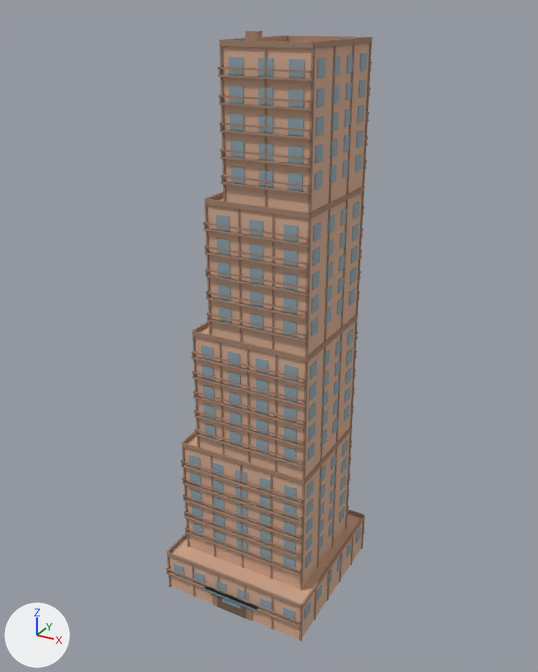
One commit to the glTF model public/buildings/residential_3x3_tower_steps.glb: the scene before it, then after it.
Both versions are drawn from a 50 mm camera at (56.9, -71.8, 81.8) aimed at (11.1, 11.4, 40.2). The axes (+X, +Y, +Z) are drawn at lower left. The lights are the same throughout. The first picture is the older version. Vertices at exactly the same position are counted once.

In view in the first picture: 'residential_3x3_tower_steps_0'.
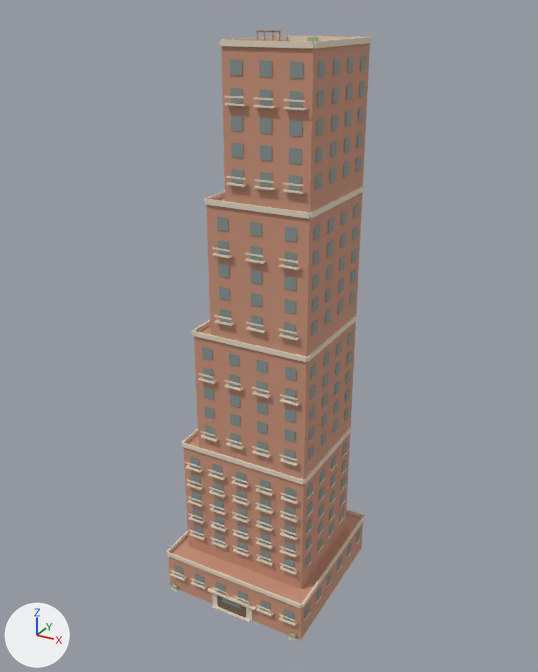
What the commit changed:
Material 'residential_3x3_tower_steps_wall' (mat_residential_3x3_tower_steps_wall) changes colour from beige #d7ad93 to brown #cb957c; in linear values from (0.68, 0.42, 0.29) to (0.6, 0.3, 0.2).
Material 'residential_3x3_tower_steps_glass' (mat_residential_3x3_tower_steps_glass) changes colour from greyish blue #90a6b1 to grey #8b9795; in linear values from (0.28, 0.38, 0.44) to (0.26, 0.31, 0.3).
Material 'residential_3x3_tower_steps_trim' (mat_residential_3x3_tower_steps_trim) changes colour from beige #a5846f to pale yellow #e6d8c4; in linear values from (0.374, 0.231, 0.16) to (0.79, 0.69, 0.55).
Material 'residential_3x3_tower_steps_sign' (mat_residential_3x3_tower_steps_sign) is new.
Its base color is (0.46, 0.29, 0.16) (brown #b5936f).
Its roughness is 0.85.
me_residential_3x3_tower_steps_0 is used by ob_residential_3x3_tower_steps_0; location (0.0, 0.0, 0.0).
me_residential_3x3_tower_steps_0 had 4846 vertices, 7440 faces and spanned x -0.2..22.8, y -0.6..23.1, z 0.0..79.5.
me_residential_3x3_tower_steps_0 now has 3350 vertices, 3800 faces and spans x -0.2..22.8, y -0.6..22.8, z 0.0..79.5.
me_residential_3x3_tower_steps_0 part 1: 517 loose pieces with 4136 vertices, spanning x -0.2..22.7, y -0.6..23.1, z 0.0..79.5, are deleted.
me_residential_3x3_tower_steps_0 part 2: 444 vertices removed from x 1.0..21.1, y -0.1..22.6, z 3.0..78.0; 3084 vertices added at x -0.2..22.7, y -0.6..22.7, z 0.0..79.5.
me_residential_3x3_tower_steps_0 part 3: 50 faces spanning x 2.6..19.9, y 3.0..3.3, z 9.0..21.0 switch from mat_residential_3x3_tower_steps_glass (greyish blue #90a6b1) to mat_residential_3x3_tower_steps_trim (pale yellow #e6d8c4).
me_residential_3x3_tower_steps_0 gains material mat_residential_3x3_tower_steps_sign (brown #b5936f).

What differs and where, as boxes (x1, y1, x2, y2) in the pictures (538 x 672 px):
'residential_3x3_tower_steps_0', recoloured, reshaped
    before: (166, 31, 372, 641)
    after: (167, 30, 372, 641)
part 1 of me_residential_3x3_tower_steps_0, deleted
    before: (166, 31, 372, 641)
part 2 of me_residential_3x3_tower_steps_0, cut back
    before: (173, 43, 372, 613)
    after: (170, 30, 366, 641)
part 3 of me_residential_3x3_tower_steps_0, recoloured
    after: (190, 466, 295, 570)
